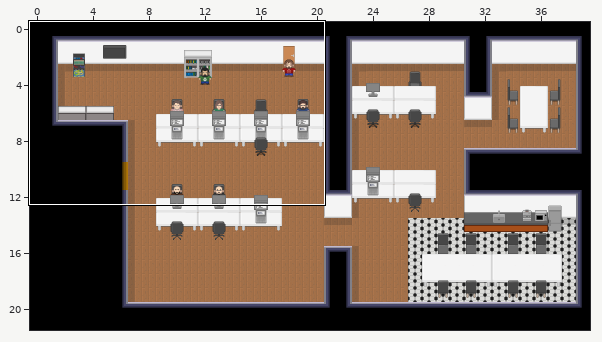
Tiled map -- src/assets/tilemaps/office.tmx. Above: a wide view before the commit, with the close-up outlined.
Close-up. Old version:
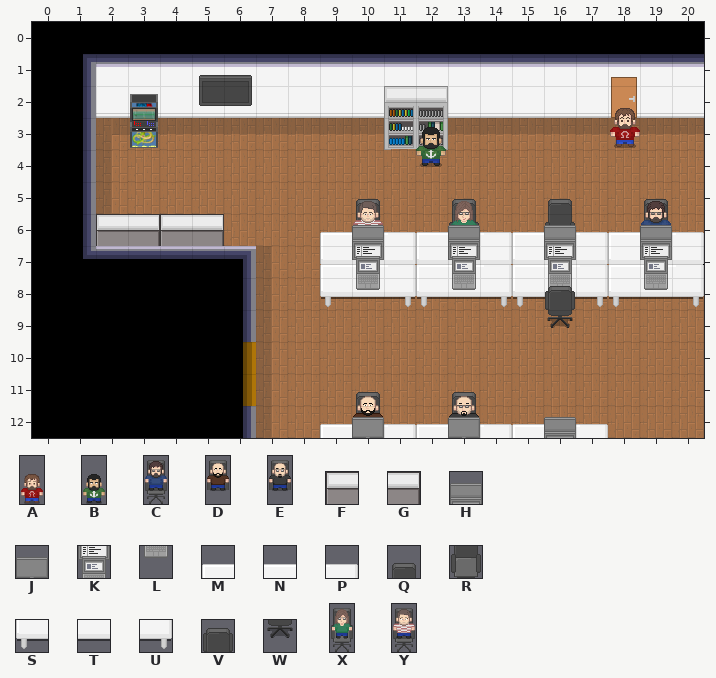
Cells are 32x32 px. Shown: x 0..20, y 0..12. The commit also changed other parts of the map, which this record leaves out. Tiles whose own drawing changed are shown in their newer look in all pictures. The old version is drawn lined up with the new one.
Key: from "albert": A 1; from "boss": B 1; from "cc": C 0; from "ef": D 0; from "ej": E 0; from "room": F 92, G 93, H 130, J 131, K 141, L 152, M 201, N 202, P 203, Q 206, R 217, S 223, T 224, U 225, V 228, W 239; from "rs": X 0; from "sn": Y 0.
_ is an empty cell.
Objects are placed by their top-left corner, in cells (3,4 is the top-left corner of cell 3,4); size is 1x1 cell unless given.
Layers that did not change in this view are not listed.
Layer "objects" before, first column x 7:
 5 _____________
 6 _________R___
 7 __STUSTUSTUST
 8 __STUSTUSTUST
 9 _________W___
10 _____________
11 _____________
12 _____________
Layer "middleGround" before, first column x 0:
 1 _____________________
 2 _____________________
 3 _____________________
 4 _____________________
 5 ________________Q____
 6 __FGFG___MNPMNPMNPMNP
 7 _________MNPMNPMNPMNP
 8 ________________V____
 9 _____________________
10 _____________________
11 _____________________
12 _________MNPMNPMNP___
Layer "foreground" before, first column x 8:
 0 ___________
 1 ___________
 2 ___________
 3 ___________
 4 ___________
 5 ___________
 6 __H__H__H__
 7 __K__K__K__
 8 ___________
 9 ___________
10 ___________
11 ___________
12 __J__J__H__
Objects on layer "characters" before:
A "albert" at 18,1.9 size 1x2
B "boss" at 12,2.5 size 1x2
C "cc" at 19,5.4 size 1x2
X "rs" at 13,5.4 size 1x2
Y "sn" at 10,5.4 size 1x2
D "ef" at 10,11.4 size 1x2
E "ej" at 13,11.4 size 1x2
The same view after the edit:
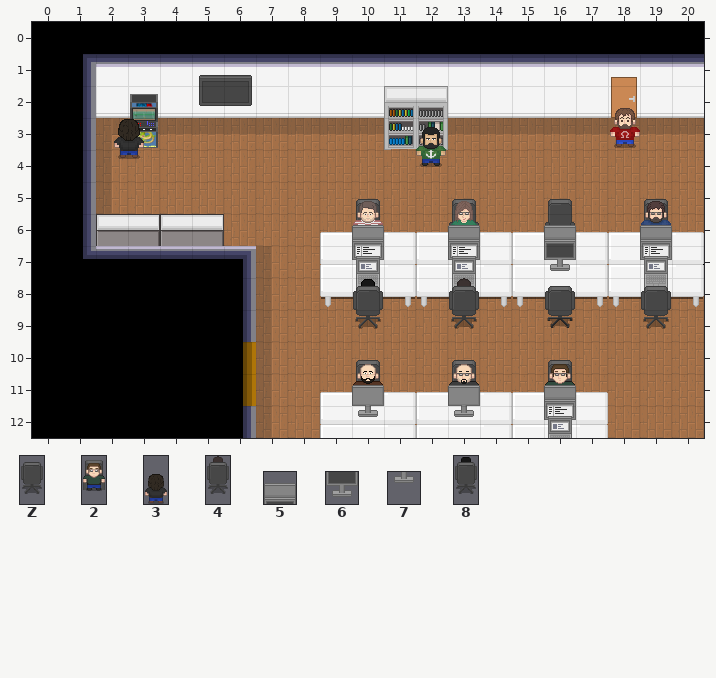
Further tiles: from "emptyChair": Z 0; from "fs": 2 0; from "mf": 3 10; from "rm": 4 0; from "room": 5 129, 6 140, 7 142; from "se": 8 0.
Change:
Changed rows in their new state; . is an unchanged cell.
map size 40x22 -> 40x21 cells
Layer "objects":
first column x 9:
12 STUSTUSTU
Layer "objectsOver":
first column x 16:
 8 _
Layer "characters":
changed: D "ef" at 10,11.4 size 1x2 -> D "ef" at 10,10.4 size 1x2
changed: E "ej" at 13,11.4 size 1x2 -> E "ej" at 13,10.4 size 1x2
added: 3 "mf" at 2.5,2.3 size 1x2
added: 4 "rm" at 13,8 size 1x2
added: 8 "se" at 10,8 size 1x2
added: Z "emptyChair" at 19,8 size 1x2
added: 2 "fs" at 16,10.4 size 1x2
Layer "middleGround":
first column x 9:
 8 ..........V
11 MNPMNPMNP..
Layer "foreground":
first column x 16:
 6 5
 7 6
first column x 10:
11 J..J..H
12 7..7..K
Where, in picture pixels (left, top, right, bottom), the same in both close-ups:
added: (114, 119, 144, 159)
changed: (547, 244, 573, 288)
added: (353, 279, 383, 329)
added: (449, 278, 479, 329)
added: (641, 286, 671, 329)
changed: (320, 360, 608, 438)
